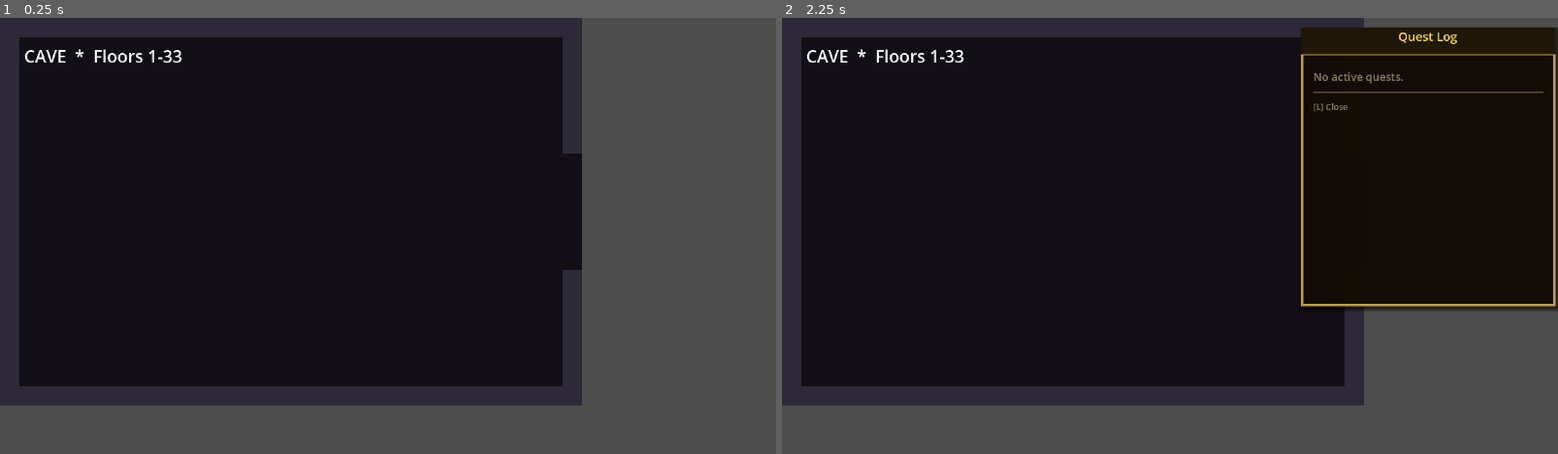
Above: before the commit, frames 1-2 (left to right).
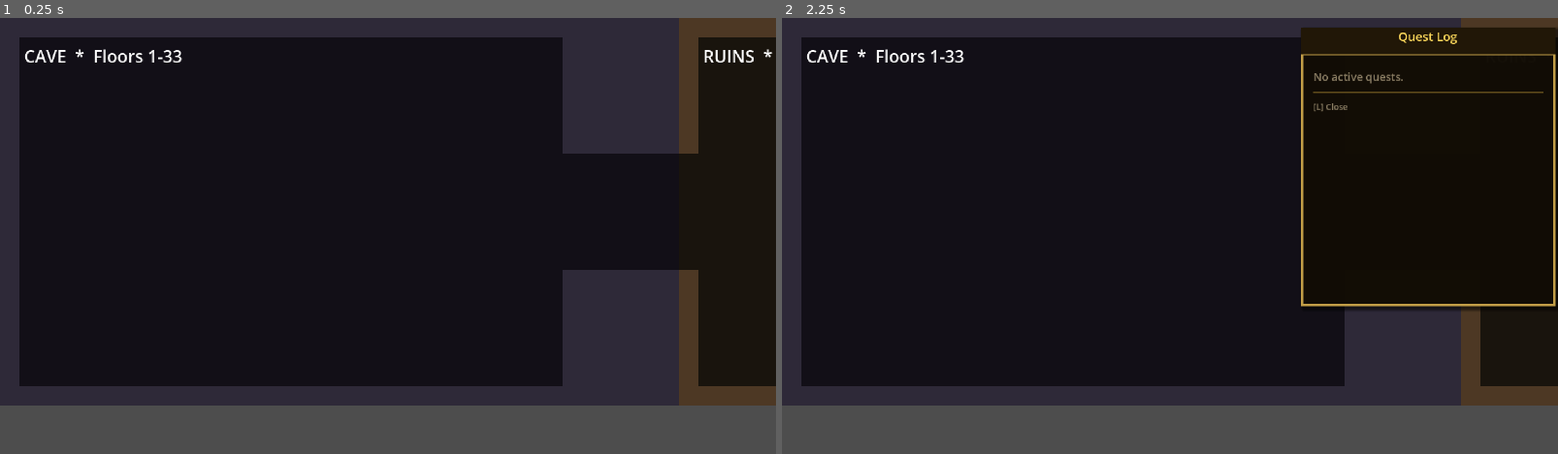
Above: after the commit, the same moments.

Repository: Puget-Sound-Skills-Center/godot-tenten-project
Game: Godot game, scene res://scenes/dungeon_showcase.tscn
The game is run twice, just before and just after one commit, with the same random seed, the same clock (stepped at 60 frames per second) and the same inputs. This scene is started directly instead of the project's main scene.
Inputs (mouse positions are in pixels of both pictures, inside the frame that each line leads up to):
- Up to frame 1 (0.25 s): no input
- Up to frame 2 (2.25 s): tap Enter at 0.5, 2 s; move the mouse to (1340, 214) at 0.52 s; hold D (move_right) 0.53-1.25 s; hold E (interact) 0.53-1.25 s; click (1340, 214) at 0.67 s; tap Space at 1.25 s; drag from (1014, 257) to (1131, 323) at 1.27 s; move the mouse to (1247, 140) at 2.02 s; hold D (move_right) from 2.03 s (still down); hold L (quest_log) from 2.03 s (still down)

The runs differ from the first frame. In frame 1, 22% of the frame differs, in the area x 75-100%, y 0-89%; in frame 2, 6.2%.

Commit message:
feat(showcase): add hallway 1 and ruins room

Diff:
--- a/script/dungeon_showcase.gd
+++ b/script/dungeon_showcase.gd
@@ -37,6 +37,8 @@
 
 func _ready() -> void:
 	_build_cave_room()
+	_build_hallway_1()
+	_build_ruins_room()
 
 func _make_bg(rect: Rect2, color: Color) -> void:
 	var bg := ColorRect.new()
@@ -78,3 +80,20 @@
 	_make_wall(Rect2(x + ROOM_W - TILE, 0, TILE, HALL_WALL_H), THEME_CAVE.wall)
 	_make_wall(Rect2(x + ROOM_W - TILE, ROOM_H - HALL_WALL_H, TILE, HALL_WALL_H), THEME_CAVE.wall)
 	_make_label(Vector2(x + 20, 22), "CAVE  *  Floors 1-33")
+
+func _build_hallway_1() -> void:
+	var x := CAVE_X + ROOM_W
+	_make_bg(Rect2(x, 0, HALL_W, ROOM_H), THEME_CAVE.floor)
+	_make_wall(Rect2(x, 0, HALL_W, HALL_WALL_H), THEME_CAVE.wall)
+	_make_wall(Rect2(x, ROOM_H - HALL_WALL_H, HALL_W, HALL_WALL_H), THEME_CAVE.wall)
+
+func _build_ruins_room() -> void:
+	var x := RUINS_X
+	_make_bg(Rect2(x, 0, ROOM_W, ROOM_H), THEME_RUINS.floor)
+	_make_wall(Rect2(x, 0, ROOM_W, TILE), THEME_RUINS.wall)
+	_make_wall(Rect2(x, ROOM_H - TILE, ROOM_W, TILE), THEME_RUINS.wall)
+	_make_wall(Rect2(x, 0, TILE, HALL_WALL_H), THEME_RUINS.wall)
+	_make_wall(Rect2(x, ROOM_H - HALL_WALL_H, TILE, HALL_WALL_H), THEME_RUINS.wall)
+	_make_wall(Rect2(x + ROOM_W - TILE, 0, TILE, HALL_WALL_H), THEME_RUINS.wall)
+	_make_wall(Rect2(x + ROOM_W - TILE, ROOM_H - HALL_WALL_H, TILE, HALL_WALL_H), THEME_RUINS.wall)
+	_make_label(Vector2(x + 20, 22), "RUINS  *  Floors 34-66")
